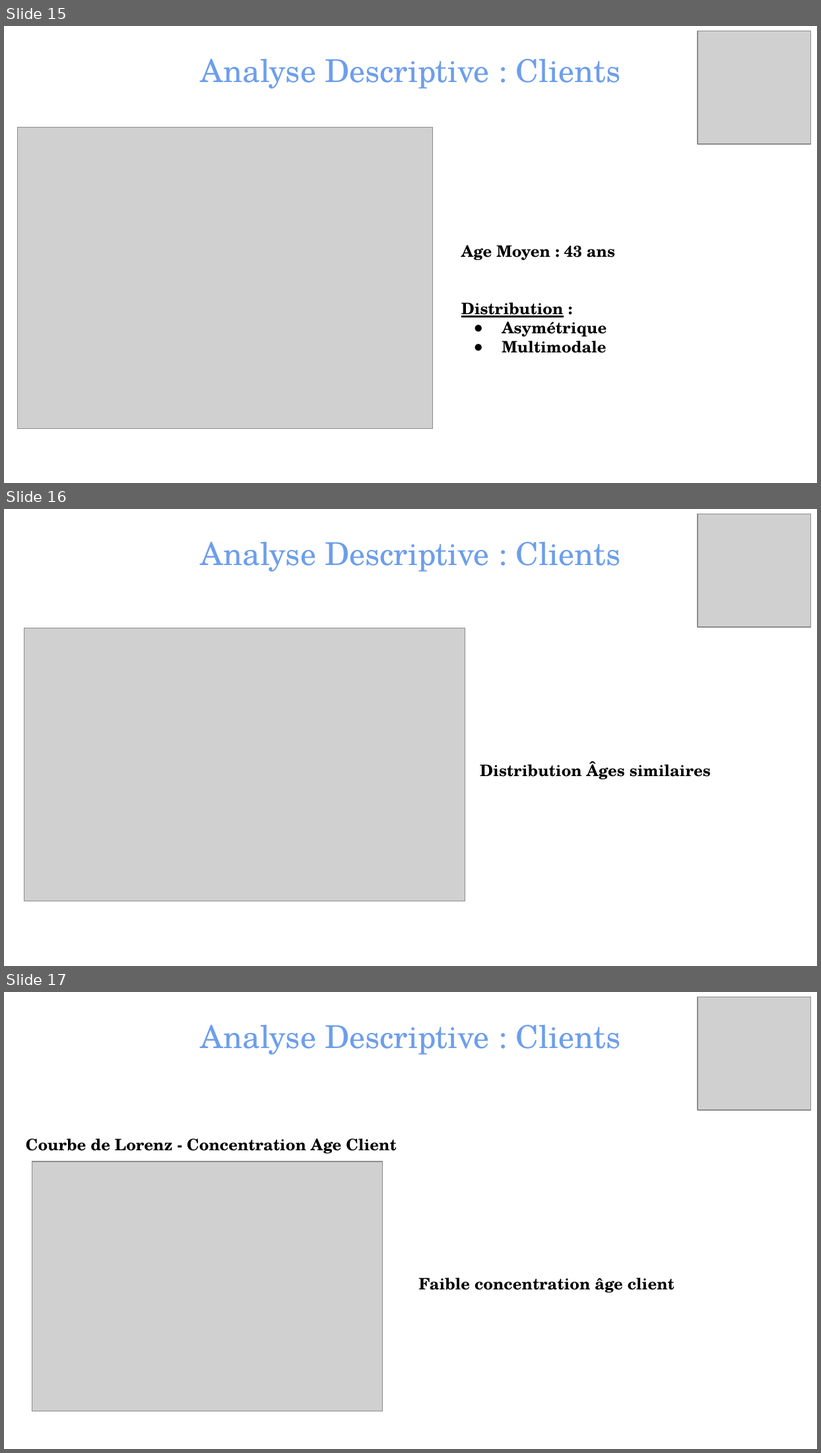
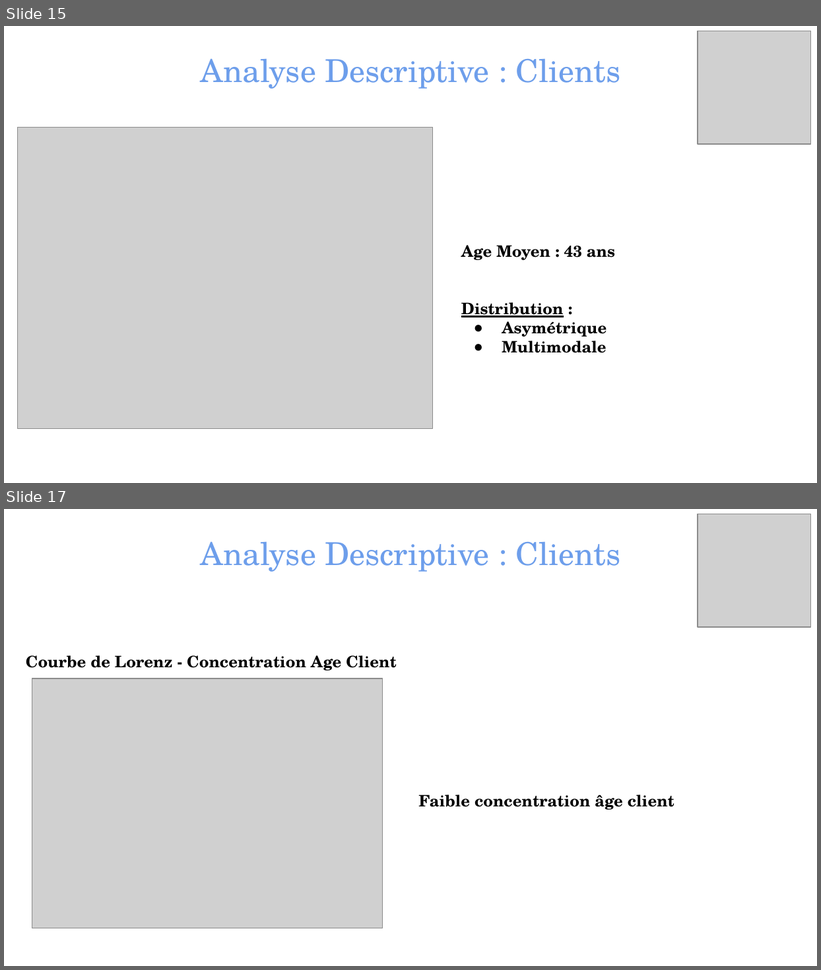
Before and after one commit to TheoChastrePradat/P4_Analyse_Vente, a slide deck: Livrables/Projet 4 - Soutenance _ Rester livres.pptx. Shown one above the other, each under a label of ours: slides 15, 16 and 17 before the commit, slides 15 and 17 after it; the slides between them are not shown. The pictures are 821x1453 and 821x970 pixels, drawn with LibreOffice and Linux fonts; fonts in the diff are those of the drawing; grey boxes stand for pictures. Boxes give left, top, right and bottom in pixels: in the first picture for what was removed or moved away, otherwise in the second. Text is boxed around its words. In the diff, an @@ line names an element or a change of style, - is before the commit and + after.

```diff
--- a/Livrables/Projet 4 - Soutenance _ Rester livres.pptx
+++ b/Livrables/Projet 4 - Soutenance _ Rester livres.pptx
@@ slide 16 removed at (4,509,817,966), background #FFFFFF @@
@@ picture removed at (698,514,811,627) @@
@@ text removed at (201,541,621,572) @@
-Analyse Descriptive : Clients
@@ picture removed at (24,628,465,901) @@
@@ text removed at (480,761,711,780) @@
-Distribution Âges similaires
```
Also in this commit, not shown: 11 slides changed, 1 slide added, 2 other files.
